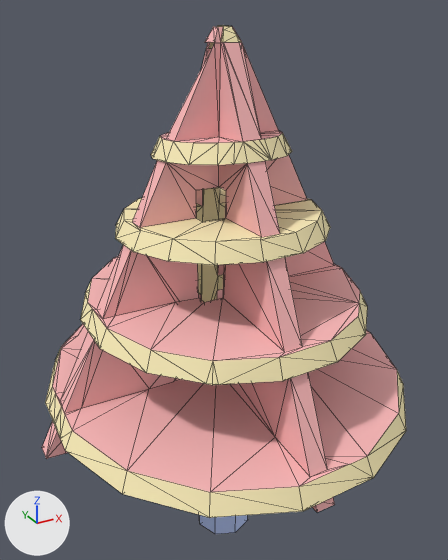
The FBX model Assets/Visual/Model/RessourceNodes/ResourceTree/ResourceTreeModel.fbx: old version first, new version second.
Rendered twice from a 50 mm camera at (-0.0354, -0.0644, 0.0616) aimed at (0.0009, 0.0014, 0.0287). Lighting does not change. The marker at lower left points along +X, +Y and +Z. Mesh edges are drawn as thin lines. Where no turn or scale is listed for an object, it has been applied to the vertices. Vertices at the same position are counted once.

In view in the first picture: 'ResourceTree'.
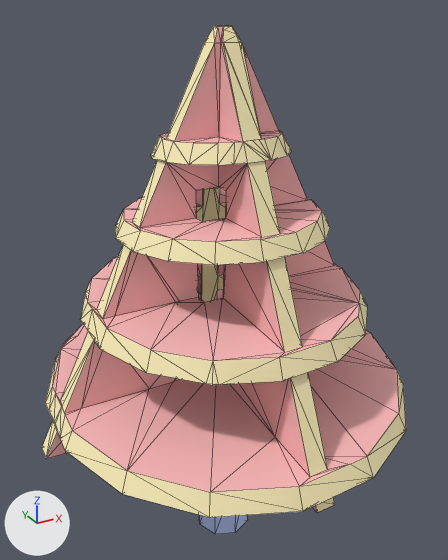
Location of each change, [x1, y1, x2, y2] in pixels of the pictures (448 x 560 px):
part 1 of me_mesh, built on: before [61, 189, 395, 534]; after [61, 42, 395, 534]
part 2 of me_mesh, recoloured (pink to beige): [42, 27, 335, 512] in both
part 3 of me_mesh, recoloured (beige to pink): [124, 29, 322, 242] in both

Edits to the bpy script that builds the scene:
```text
Change me_mesh:
    used by ob_resourcetree; location = (0.0, 0.0, 0.0)
    remove me_mesh.from_pydata(...)  # 525 vertices, 1029 faces; spans x -0.0252..0.0252, y -0.0248..0.0247, z -0.0101..0.0598
    add me_mesh.from_pydata(...)  # 533 vertices, 1085 faces; spans x -0.0252..0.0252, y -0.0248..0.0247, z -0.0101..0.0598
    me_mesh part 1
    1 vertex is removed from x -0.0106, y 0.0114, z 0.0272
    77 faces are deleted
    1 vertex moves from x -0.0044, y -0.002, z 0.0287 to x -0.0044, y -0.0017, z 0.0287
    9 vertices are added at x 0.0008..0.0014, y -0.0016..0.0018, z 0.0581..0.0598
    73 new faces join them, mat_wall (pink #ffbcbc)
    26 new faces join them, mat_trunk (blue #bcd0ff)
    34 new faces join them, mat_cardboardside (beige #fff0bc)
    me_mesh part 2: 48 faces spanning x -0.0252..0.0252, y -0.0248..0.0247, z 0.0121..0.0597 switch from mat_wall (pink #ffbcbc) to mat_cardboardside (beige #fff0bc)
    me_mesh part 3: 76 faces spanning x -0.0132..0.0132, y -0.0129..0.0135, z 0.0364..0.0598 switch from mat_cardboardside (beige #fff0bc) to mat_wall (pink #ffbcbc)
```
